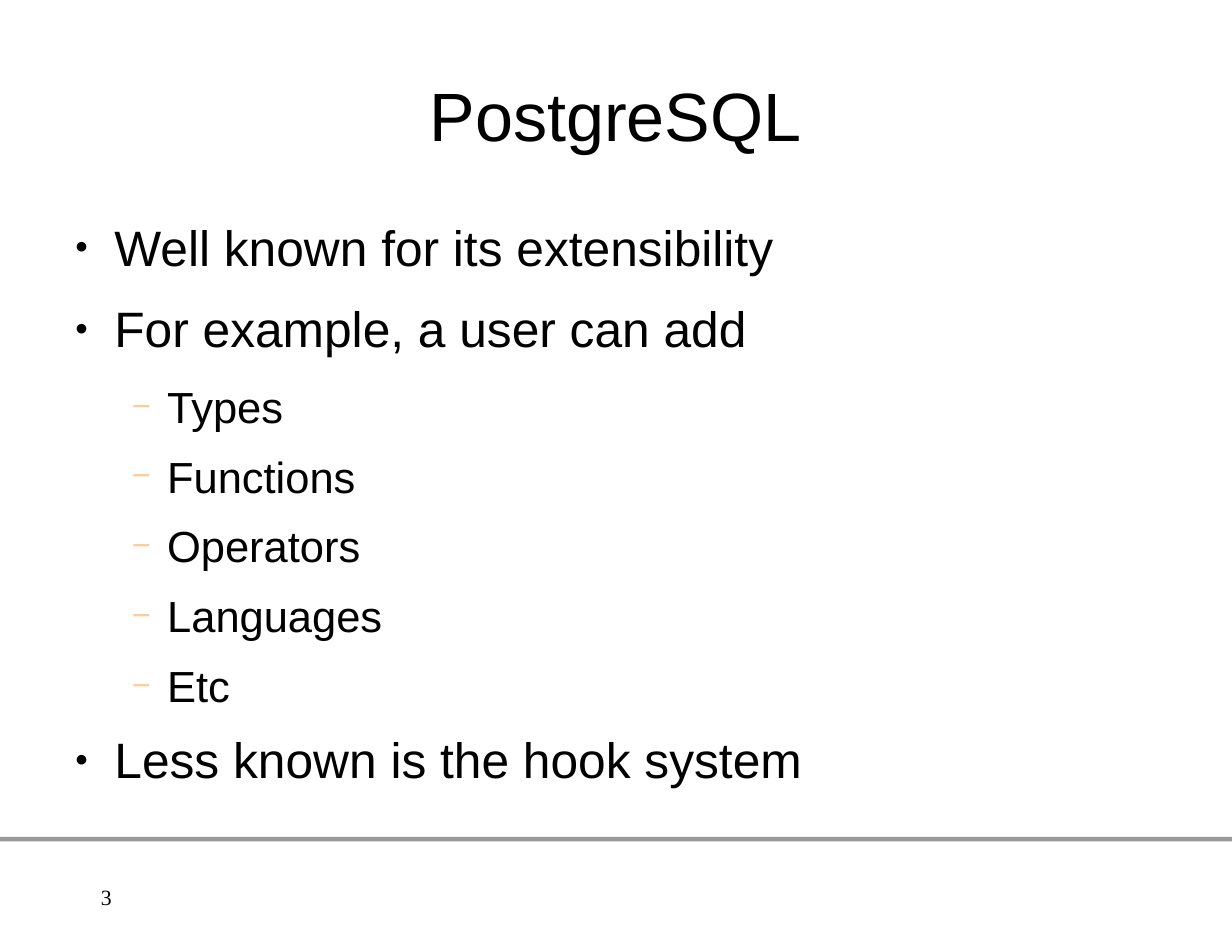
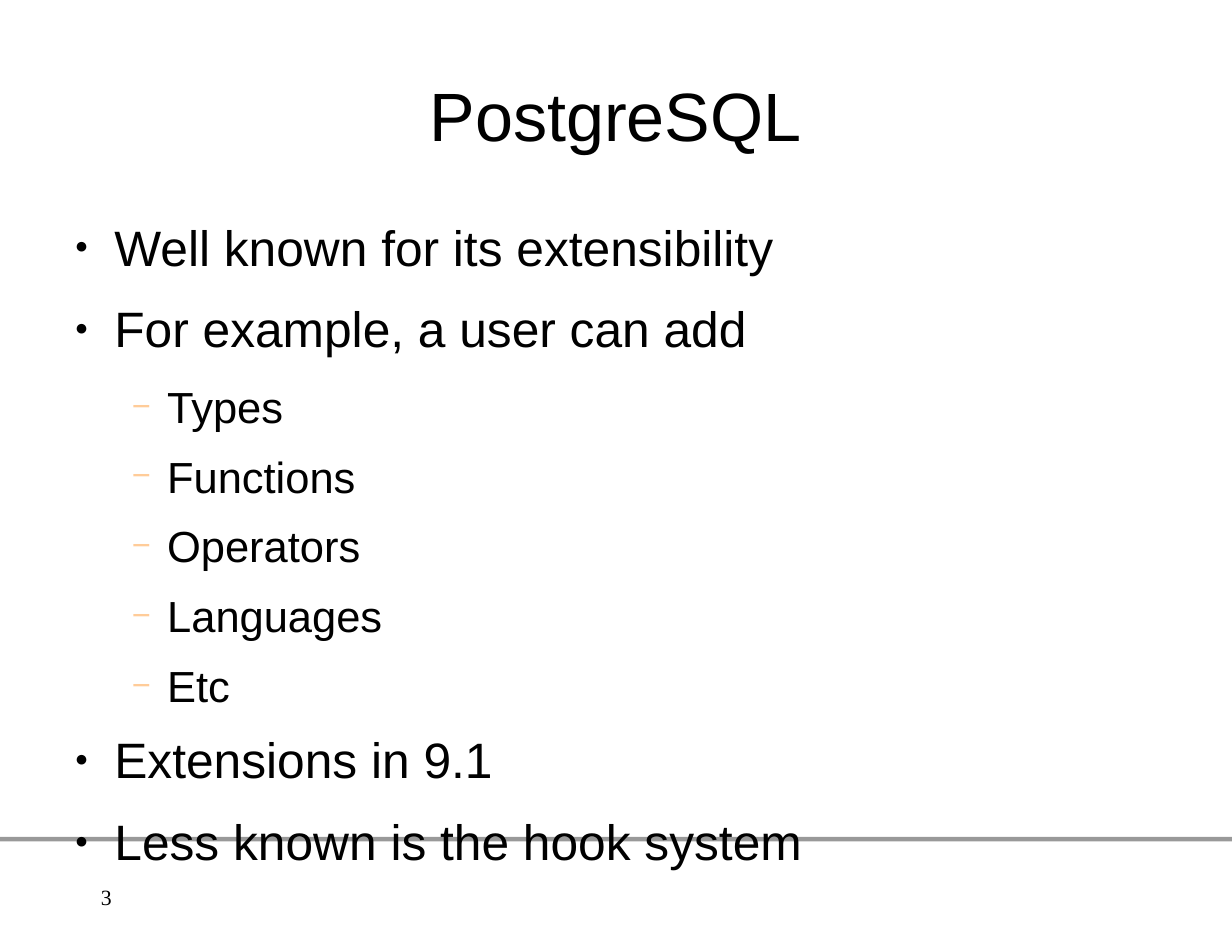
Before and after one commit to gleu/Hooks-in-PostgreSQL, a slide deck: slide 3 of hooks_in_postgresql.odp. Drawn at 1232x925 pixels with LibreOffice and Linux fonts; fonts in the diff are those of the drawing; background and template pictures are left out. Boxes give left, top, right and bottom in pixels: in the first picture for what was removed or moved away, otherwise in the second. Text is boxed around its words. In the diff, an @@ line names an element or a change of style, - is before the commit and + after.

```diff
--- a/hooks_in_postgresql.odp
+++ b/hooks_in_postgresql.odp
@@ text at [114,742,493,779]: paragraph added @@
+● Extensions in 9.1
```
Also in this commit, not shown: 1 other slide changed, 1 slide added.
